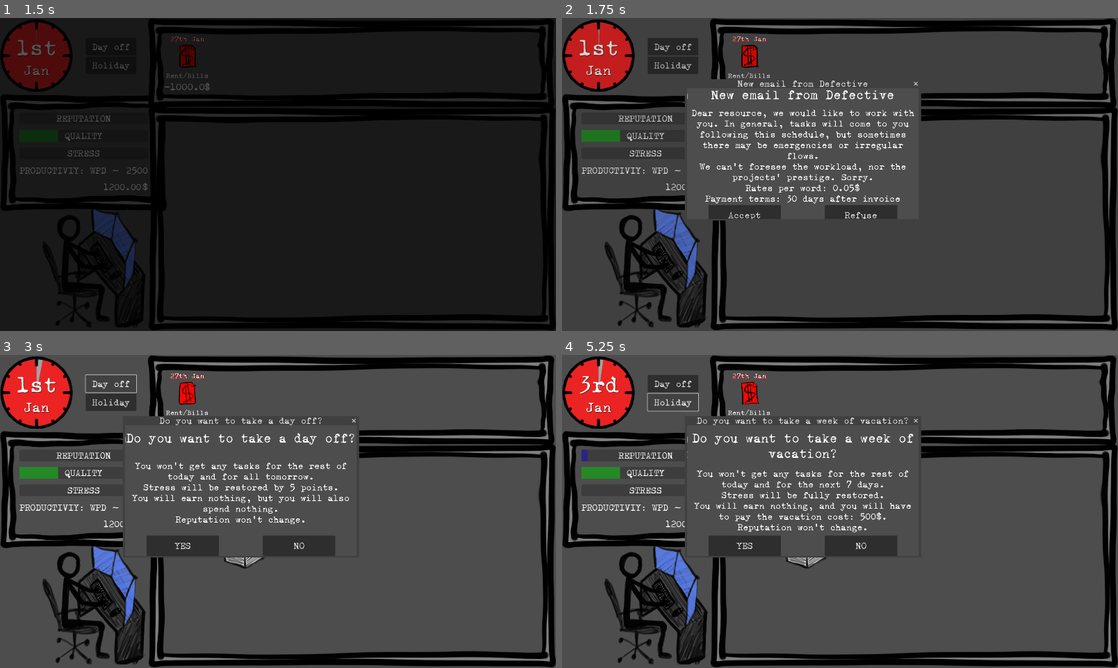
Above: before the commit, frames 1-4 (two rows, left to right).
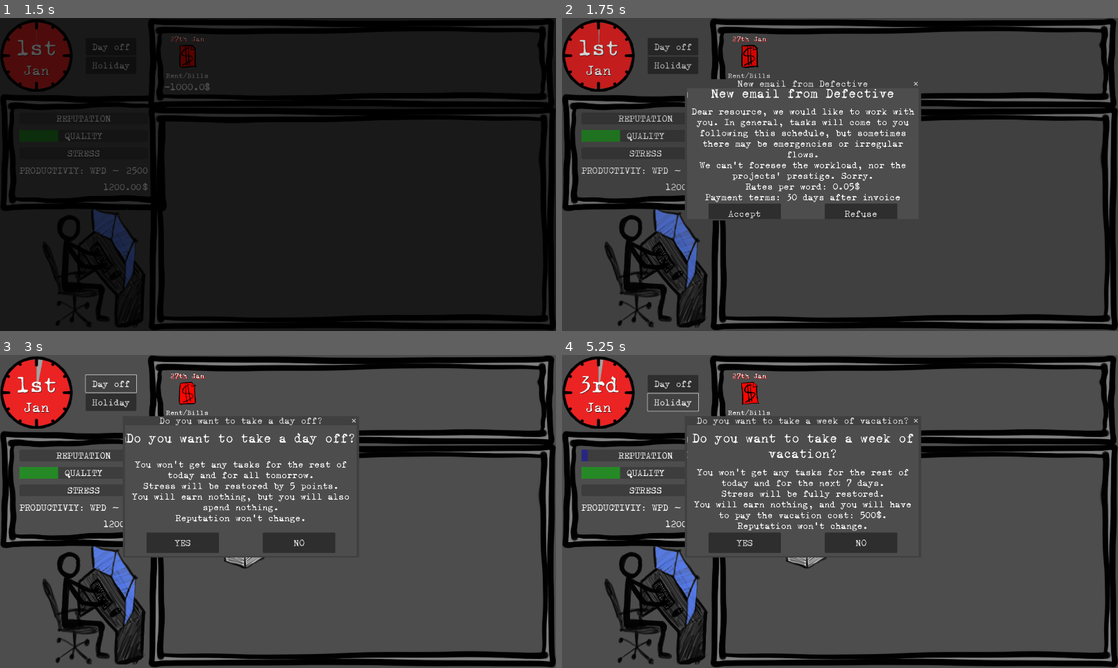
Above: after the commit, the same moments.

Repository: ildede/game-off-2025
Game: Godot game, scene res://scenes/game/screens/splash_screen/splash.tscn
Same seed, same stepped clock (60 frames per second), same inputs: the game is played once before the commit and once after it.
Inputs:
- Up to frame 1 (1.5 s): click "LET'S GO!" at 0.5 s; click "START" at 1.25 s
- Up to frame 2 (1.75 s): no input
- Up to frame 3 (3 s): click "Accept" at 2 s; click "Day off" at 2.75 s
- Up to frame 4 (5.25 s): click "YES" at 3.5 s; click "CONTINUE" at 4.25 s; click "Holiday" at 5 s

Frame 1 is identical in both runs. In frame 2, 3.1% of the frame differs, in the area x 22-64%, y 22-65%; in frame 3, 2.1%; in frame 4, 2.2%.

Commit message:
fix: visually improve events window

Diff:
--- a/data/game_data.json
+++ b/data/game_data.json
@@ -1171,6 +1171,7 @@
       "id": 1,
       "name": "CLUMSY-FILHIMBOOSTIER",
       "description": "Your creative translations make you lose a client.",
+      "accept_btn": "They don't need me",
       "can_spawn": true,
       "custom_functions": ["lose_random_client"]
     },
--- a/scenes/game/screens/main_screen/main.gd
+++ b/scenes/game/screens/main_screen/main.gd
@@ -244,6 +244,7 @@
 		Global.update_productivity.emit(event.productivity_change)
 		get_tree().paused = false
 
+	$CustomPopupMessage.add_theme_icon_override("close", ImageTexture.new())
 	$CustomPopupMessage.show_popup(popup_data)
 
 
--- a/scenes/ui/customizable_popup_message/customizable_popup_message.gd
+++ b/scenes/ui/customizable_popup_message/customizable_popup_message.gd
@@ -20,8 +20,8 @@
 		$GridContainer/RichTextLabel.append_text(line)
 		$GridContainer/RichTextLabel.newline()
 
-	$GridContainer/GridContainer.columns = popup_data.buttons.size()
-	for n in $GridContainer/GridContainer.get_children(): n.queue_free()
+	$GridContainer/MarginContainer2/GridContainer.columns = popup_data.buttons.size()
+	for n in $GridContainer/MarginContainer2/GridContainer.get_children(): n.queue_free()
 	for button in popup_data.buttons:
 		var b = Button.new()
 		b.text = button.text
@@ -29,7 +29,7 @@
 		b.size_flags_horizontal = Control.SIZE_SHRINK_CENTER + Control.SIZE_EXPAND
 		b.custom_minimum_size = Vector2(250,70)
 		b.disabled = button.disabled
-		$GridContainer/GridContainer.add_child(b)
+		$GridContainer/MarginContainer2/GridContainer.add_child(b)
 
 	close_requested.connect(func():_closing_function(popup_data.on_close))
 	popup_centered()
--- a/scenes/ui/customizable_popup_message/customizable_popup_message.tscn
+++ b/scenes/ui/customizable_popup_message/customizable_popup_message.tscn
@@ -69,7 +69,12 @@
 horizontal_alignment = 1
 vertical_alignment = 1
 
-[node name="GridContainer" type="GridContainer" parent="GridContainer"]
+[node name="MarginContainer2" type="MarginContainer" parent="GridContainer"]
+layout_mode = 2
+size_flags_horizontal = 3
+theme_override_constants/margin_bottom = 10
+
+[node name="GridContainer" type="GridContainer" parent="GridContainer/MarginContainer2"]
 custom_minimum_size = Vector2(0, 50)
 layout_mode = 2
 size_flags_horizontal = 3
